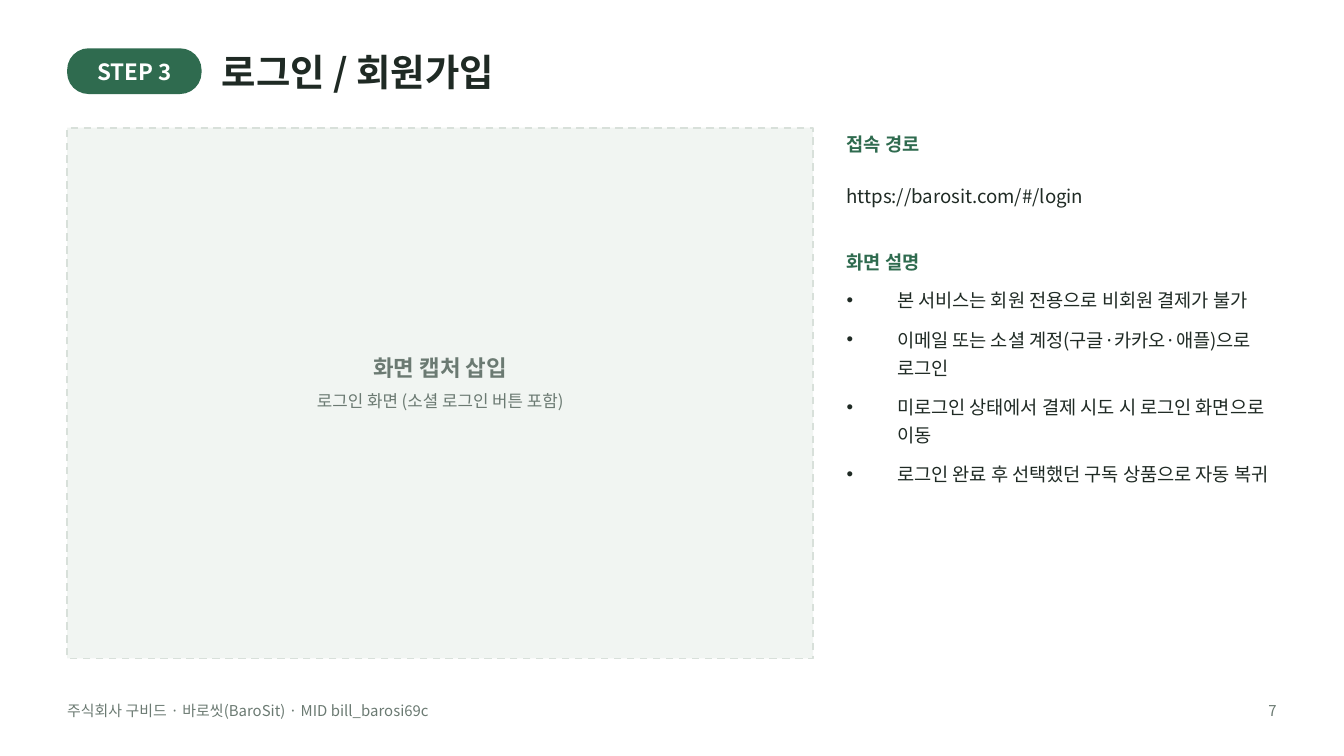
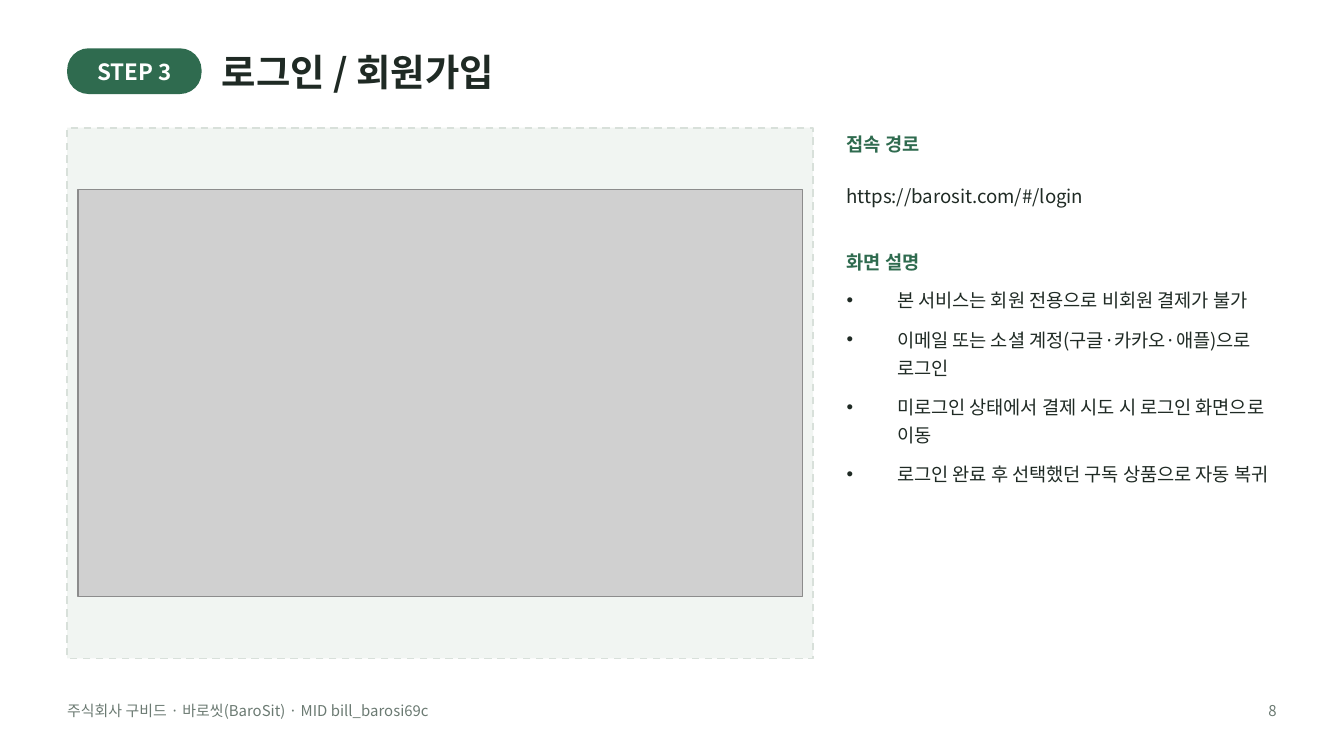
Before and after one commit to jay365-code/barosit, a slide deck: slide 8 of docs/바로씻_빌링결제경로.pptx (slide 7 before the commit). Drawn at 1344x756 pixels with LibreOffice and Linux fonts; fonts in the diff are those of the drawing; grey boxes stand for pictures. Boxes give left, top, right and bottom in pixels: in the first picture for what was removed or moved away, otherwise in the second. Text is boxed around its words. In the diff, an @@ line names an element or a change of style, - is before the commit and + after.

```diff
--- a/docs/바로씻_빌링결제경로.pptx
+++ b/docs/바로씻_빌링결제경로.pptx
@@ picture added at box(78, 190, 802, 597) @@
@@ text removed at box(373, 357, 507, 378) @@
-화면 캡처 삽입
@@ text removed at box(317, 393, 564, 410) @@
-로그인 화면 (소셜 로그인 버튼 포함)
@@ text at box(1268, 705, 1276, 716): text changed @@
-7
+8
```
Also in this commit, not shown: 9 other slides changed, 1 slide added, 1 other file.
